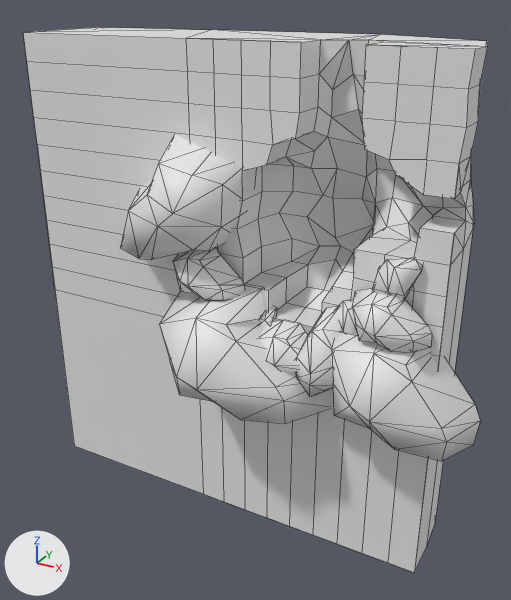
Renders of the FBX model Client/Assets/BundleResources/Actor/FeiTu/Sc/Models/sc_FeiTu_mesh_7dongxue.FBX from each side of a commit.
Camera for both pictures: a 50 mm camera at (9.4, -19.8, 6.4) aimed at (-2.0, 0.9, -3.9). Arrows for +X, +Y and +Z are at lower left; the lights stay in place. Mesh edges are drawn as thin lines. Where no turn or scale is listed for an object, it has been applied to the vertices.

In view in the first picture: 'mesh_dongxue1', 'mesh_dongxue2'.
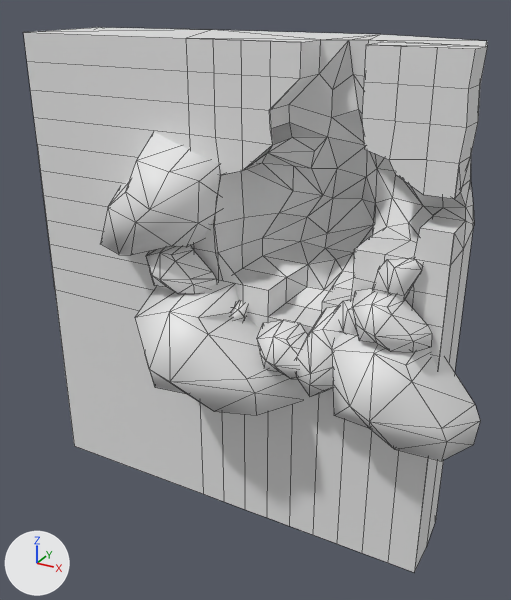
Edits to the bpy script that builds the scene:
```text
Change me_mesh_001:
    used by ob_mesh_dongxue1; location = (0.0, 0.0, 0.0)
    remove me_mesh_001.from_pydata(...)  # 171 vertices, 184 faces; spans x -11.3..5.2, y 0.0..5.0, z -12.8..5.0
    add me_mesh_001.from_pydata(...)  # 170 vertices, 213 faces; spans x -11.3..5.2, y 0.0..5.0, z -12.8..5.0
    me_mesh_001 part 5
    7 vertices are removed from x -1.1..0.2, y 0.0..3.8, z -2.6..1.3
    39 faces are deleted
    3 vertices in x -2.2..0.0, y 0.0..1.4, z -1.0..3.0 move by (-1.0, 0.0, 0.0)
    9 vertices move from x -2.1..-0.1, y 0.0..1.4, z -3.0..2.2 to x -3.1..-1.0, y 0.0..1.4, z -3.0..2.4
    6 vertices are added at (-1.4, 0.7, 1.5), (-2.3, 2.0, -2.6), (-2.3, 2.0, -1.9), (-0.4, 3.4, -2.5), (-1.3, 3.1, -2.2), (-0.5, 3.8, -2.0)
    68 new faces join them
Change me_mesh:
    used by ob_mesh_dongxue2; location = (0.0, 0.0, 0.0)
    remove me_mesh.from_pydata(...)  # 338 vertices, 403 faces; spans x -11.0..6.4, y -3.5..1.0, z -12.8..5.0
    add me_mesh.from_pydata(...)  # 332 vertices, 399 faces; spans x -11.0..6.4, y -3.5..1.0, z -12.8..5.0
    me_mesh part 1: the loose piece of 19 vertices spanning x -2.2..-0.7, y -1.0..0.3, z -5.2..-3.7 is moved by (-1.0, 0.0, 0.2)
    me_mesh part 2: the loose piece of 24 vertices spanning x -4.7..1.5, y -3.5..0.2, z -7.5..-3.0 is moved by (-1.1, 0.0, 0.0)
    me_mesh part 3: the loose piece of 24 vertices spanning x -6.9..-2.0, y -2.5..1.0, z -2.4..2.1 is moved by (-0.9, 0.0, 0.0)
    me_mesh part 4
    30 vertices are removed from x -4.4..0.0, y -1.7..0.0, z -3.5..3.0
    44 faces are deleted
    1 vertex moves from x -3.0, y 0.0, z 1.0 to x -2.8, y 0.0, z 0.8
    24 vertices are added at x -5.5..-2.9, y -1.7..0.0, z -3.5..-1.0
    40 new faces join them
```

Where the change shows, as pixel boxes [x1, y1, x2, y2] in the pictures (511 x 600 px; the box of a moved part takes in the faces that stretch with it):
part 1 of me_mesh, moved or reshaped: before [260, 306, 277, 326]; after [230, 301, 248, 322]
part 2 of me_mesh, moved or reshaped: before [160, 287, 329, 424]; after [135, 280, 302, 415]
part 3 of me_mesh, moved or reshaped: before [120, 134, 242, 259]; after [101, 132, 220, 255]
part 4 of me_mesh, moved or reshaped: before [173, 77, 300, 300]; after [146, 77, 300, 294]
part 5 of me_mesh_001, built on: before [237, 74, 395, 305]; after [215, 74, 395, 305]
